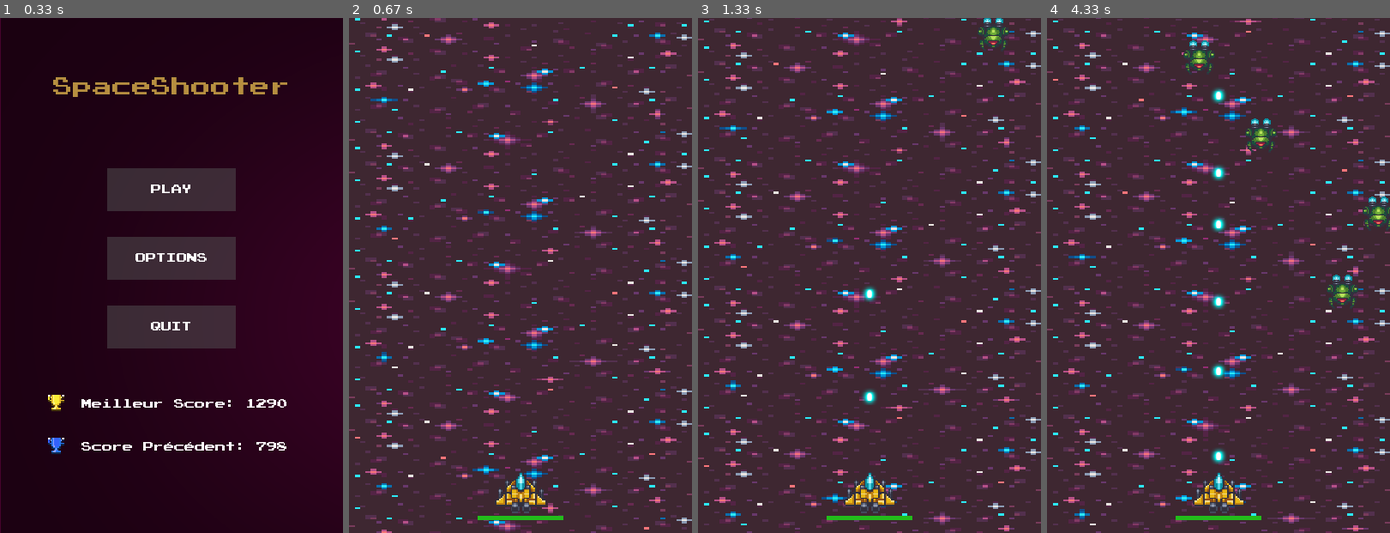
Above: before the commit, frames 1-4 (left to right).
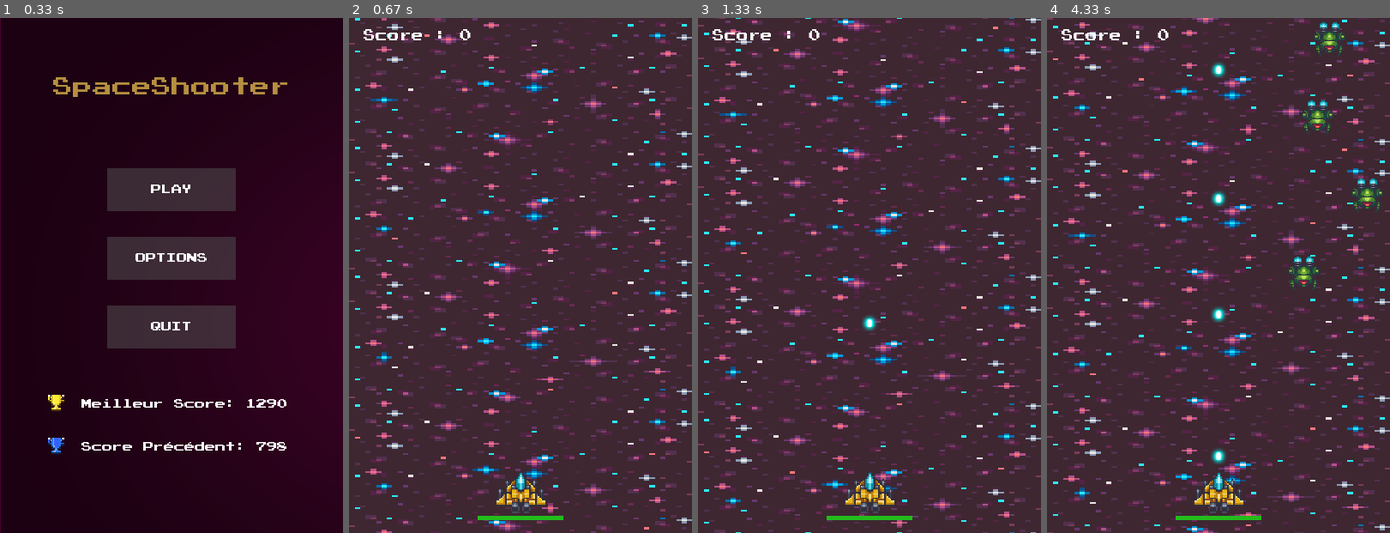
Above: after the commit, the same moments.

Repository: Fabien-crypto/SpaceShooter
Game: pygame game, started from menu.py
The game is run twice, just before and just after one commit, with the same random seed, the same clock (stepped at 60 frames per second) and the same inputs.
Inputs:
- Up to frame 1 (0.33 s): no input
- Up to frame 2 (0.67 s): click "PLAY" at 0.38 s
- Up to frame 3 (1.33 s): tap Space at 0.67, 1.07 s; hold Esc from 1 s (still down)
- Up to frame 4 (4.33 s): tap Space at 1.37, 1.57, 1.87, 2.07, 2.37, 2.57, 2.9, 3.2, 3.4, 3.7, 3.97, 4.3 s; release Esc at 1.47 s; hold Esc 1.5-1.97 s

Frame 1 is identical in both runs. In frame 2, 0.2% of the frame differs, in the area x 4-36%, y 2-5%; in frame 3, 18%; in frame 4, 21%, in the area x 0-100%, y 0-100%.

Commit message:
Validation

Diff:
--- a/main.py
+++ b/main.py
@@ -20,11 +20,25 @@
 # Générer une fenêtre de jeu #
 pygame.display.set_caption("SpaceShoot")
 screen = pygame.display.set_mode((400, 600))
+
 #background#
 background = pygame.image.load('assets/fond/frameBackground.png')
 background = pygame.transform.scale(background,(400,600))
 y_background = 0
 
+#Définition de la police d'écriture #
+def get_font(size): # Returns Press-Start-2P in the desired size
+    return pygame.font.Font("assets/menu/font.ttf", size)
+
+def paused() :
+    while pause:
+        for event in pygame.event.get():
+            if event.type == pygame.QUIT:
+                pygame.quit()
+            if event.type == pygame.KEYDOWN :
+                if event.key==pygame.K_ESCAPE:
+                    return 0
+    pygame.display.update()
 #Chargement de notre jeu#
 game = Game()
 
@@ -47,6 +61,11 @@
     game.player.all_projectiles.draw(screen)
     game.all_monsters.draw(screen)
 
+    #Affichage du score #
+    Score_TEXT = get_font(14).render(("Score : "+ str(game.player.score)), True, "white" )
+    Score_RECT = Score_TEXT.get_rect(center=(80, 20))
+    screen.blit(Score_TEXT, Score_RECT)
+
     #récupérer tout les projectiles du joueur #
     for projectile in game.player.all_projectiles :
         projectile.move()
@@ -56,7 +75,6 @@
 
     game.player.update_health_bar(screen)
     game.spawn_monster()
-
     # vérifier si le joueur souhaite bouger ou tirer#
     if game.pressed.get(pygame.K_SPACE):
         game.player.launch_projectile()
@@ -73,7 +91,6 @@
         (game.pressed.get(pygame.K_RIGHT) or game.pressed.get(pygame.K_d)) or
         (game.pressed.get(pygame.K_LEFT) or game.pressed.get(pygame.K_q)) ):
         game.player.no_move()
-
     if (game.player.rect.x) > screen.get_width():
         game.player.rect.x = 0 - game.player.rect.width
     if (game.player.rect.x) < -(game.player.rect.width) :
@@ -88,5 +105,8 @@
             pygame.quit()
         if event.type == pygame.KEYDOWN :
             game.pressed[event.key]=True
+            if event.key==pygame.K_ESCAPE:
+                pause = True
+                paused()
         elif event.type == pygame.KEYUP :
             game.pressed[event.key] = False
--- a/monster.py
+++ b/monster.py
@@ -8,8 +8,8 @@
     def __init__(self, game):
         super().__init__()
         self.game = game
-        self.health = 50
-        self.max_health = 50
+        self.health = 30
+        self.max_health = 30
         self.attack = 30
         self.all_laser = pygame.sprite.Group()
         self.image = pygame.image.load('assets/vaisseaux/ennemies/enemy-01/nomove.png')
@@ -23,6 +23,7 @@
         self.health -= amount
         if self.health <= 0:
             self.game.all_monsters.remove(self)
+            self.game.player.score += 5
 
     def forward(self):
         self.rect.y += self.velocity
--- a/player.py
+++ b/player.py
@@ -8,15 +8,17 @@
         self.health = 100
         self.max_health = 100
         self.attack = 15
-        self.velocity = 4
+        self.velocity = 5
+        self.score = 0
         self.all_projectiles = pygame.sprite.Group()
         self.image = pygame.image.load('assets/vaisseaux/player/ship 01/nomove.png')
         self.image = pygame.transform.scale(self.image, (80,80))
         self.rect = self.image.get_rect()
         self.rect.x = 160
         self.rect.y = 500
-        self.shoot_delay = 150
+        self.shoot_delay = 120
         self.last_shoot =  pygame.time.get_ticks()
+
 
     def damage(self, amount) :
         if self.health <= 0 :
--- a/projectile.py
+++ b/projectile.py
@@ -7,7 +7,7 @@
         soundObj = pygame.mixer.Sound('sounds/tirs.wav')
         soundObj.set_volume(1.0)
         soundObj.play()
-        self.velocity = 3.5
+        self.velocity = 5
         self.player = player
         self.image = pygame.image.load('assets/missiles/PlayProjectile.png')
         self.image = pygame.transform.scale(self.image, (20,20))
